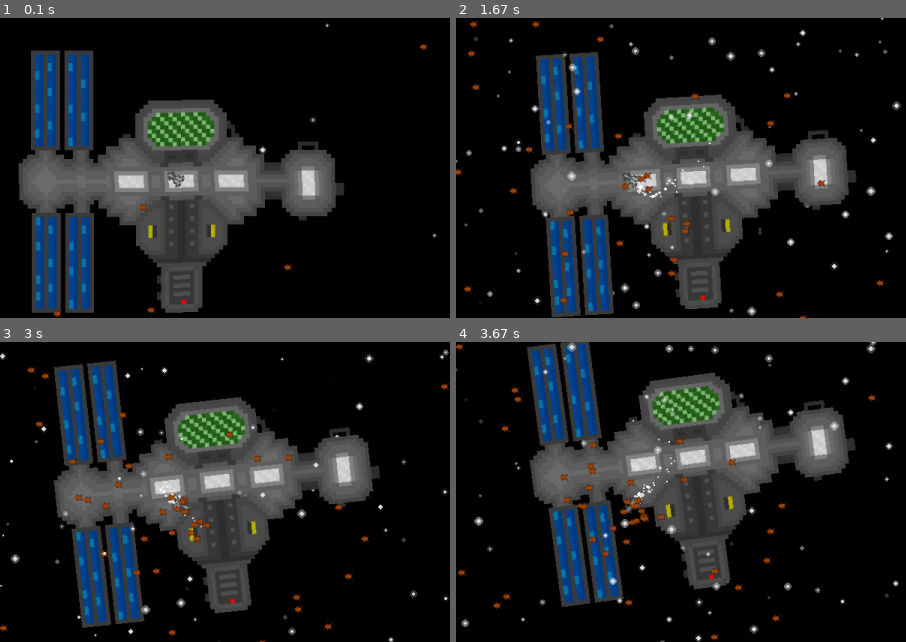
Above: before the commit, frames 1-4 (two rows, left to right).
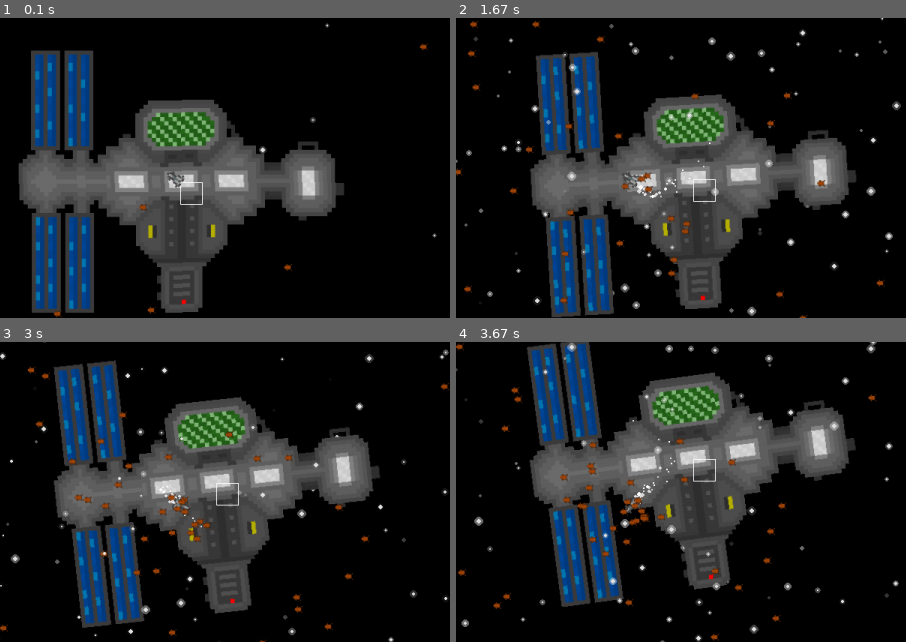
Above: after the commit, the same moments.

Repository: ztdnzunYT/Capstone-Project-2024
Game: pygame game, started from xzplore/xzplore.py
The game is run twice, just before and just after one commit, with the same random seed, the same clock (stepped at 60 frames per second) and the same inputs.
Inputs (mouse positions are % of the whole screen's width and height, from its top left):
- Up to frame 1 (0.1 s): no input
- Up to frame 2 (1.67 s): move the mouse to (46, 54) at 0.37 s; move the mouse to (19, 74) at 0.87 s; move the mouse to (26, 30) at 1.2 s
- Up to frame 3 (3 s): move the mouse to (88, 88) at 1.7 s; move the mouse to (12, 28) at 2.27 s; move the mouse to (85, 70) at 2.6 s
- Up to frame 4 (3.67 s): move the mouse to (22, 61) at 3.03 s; move the mouse to (20, 87) at 3.43 s
The pictures show only the part of the screen within x 30-80%, y 23-73%; the shares and areas given below are measured in that part.

The runs differ from the first frame. In frame 1, less than 0.1% of the frame differs, in the area x 40-46%, y 54-63%; in frame 2, less than 0.1%; in frame 3, less than 0.1%, in the area x 48-54%, y 47-55%; in frame 4, less than 0.1%.

Commit message:
Update xzplore.py

Diff:
--- a/xzplore/xzplore.py
+++ b/xzplore/xzplore.py
@@ -5,6 +5,7 @@
 import random
 import sys
 import time
+import os
 
 SCREEN_WIDTH = 1200#950
 SCREEN_HEIGHT = 800 #650
@@ -75,12 +76,12 @@
     def rotate(self):
         if (pygame.mouse.get_pressed()[2]):
             self.angle = (self.angle - self.rotation_amount) % 360
-            self.rotation_amount +=0.1
+            self.rotation_amount +=0.3
             self.rotation_amount = min(self.rotation_amount,15)
             self.size = min(self.size + self.rotation_amount,35)
         else:
             self.angle = (self.angle - self.rotation_amount) % 360
-            self.rotation_amount -=0.2
+            self.rotation_amount -=0.1
             self.rotation_amount = max(self.rotation_amount,0)
             self.size = max(self.size - self.rotation_amount,30)
 
@@ -156,6 +157,7 @@
         self.angle = 0
         self.rot_surf = self.surf
         self.velocity = 0
+        self.airlock = ((255,0,0),(self.x,self.y,10,10),1)
 
     def update(self,angle):
 
@@ -191,6 +193,7 @@
 
     def draw(self):
         screen.blit(self.rot_surf,self.rect)
+        pygame.draw.rect(screen,(255,255,255),(self.x,self.y,30,30),1)
 
 class Rocket_smoke():
 
@@ -444,22 +447,23 @@
         self.x += World_pos.direction(spaceship,World_pos.dir_offset)[0]
         self.y += World_pos.direction(spaceship,World_pos.dir_offset)[1]
 
-planet = Planet((3000,-1000),"assets\desert_planet.png",1500,(0,223,135),720/2,20)
-crosshair = Crosshair(0,0,30,"assets\crosshair.png")
-spaceship = Spaceship("assets\spaceship.png",SCREEN_WIDTH/2,SCREEN_HEIGHT/2,55)
+planet = Planet((3000,-1000),os.path.join("assets","desert_planet.png"),1500,(0,223,135),720/2,20)
+crosshair = Crosshair(0,0,30,os.path.join("assets","crosshair.png"))
+spaceship = Spaceship(os.path.join("assets","spaceship.png"),SCREEN_WIDTH/2,SCREEN_HEIGHT/2,55)
 projectiles = []
 explosion_praticles = []
-space_station = Space_station("assets\spacestation.png",SCREEN_WIDTH/2,SCREEN_HEIGHT/2)
+space_station = Space_station(os.path.join("assets","spacestation.png"),SCREEN_WIDTH/2,SCREEN_HEIGHT/2)
 smoke_particles = []
 foreground_stars = []
 background_stars = []
 parasites = []
 
-grid = pygame.transform.smoothscale(pygame.image.load("assets\grid.png").convert_alpha(),(270,160))
+grid = pygame.transform.smoothscale(pygame.image.load(os.path.join("assets","grid.png")).convert_alpha(),(270,160))
 grid.set_alpha(70)
 grid_rect = grid.get_rect()
 
 while True:
+
 
     screen.fill(BLACK)
     mouse_pos = pygame.mouse.get_pos()
@@ -508,8 +512,8 @@
     spaceship.point_towards(mouse_pos)
     spaceship.move(mouse_pos)
 
-    if len(parasites) < 50:
-        parasites.append(Parasite(random.randint(0,SCREEN_WIDTH),random.randint(0,SCREEN_HEIGHT),"assets\parasite1.png",15,random.uniform(1,10)))
+    if len(parasites) < 50: #50
+        parasites.append(Parasite(random.randint(0,SCREEN_WIDTH),random.randint(0,SCREEN_HEIGHT),os.path.join("assets","parasite1.png"),15,random.uniform(1,10)))
     for parasite in parasites:
         parasite.update(World_pos.dir_offset)
         for projectile in projectiles:
@@ -533,6 +537,9 @@
         star.draw()
         star.reposition(random.randint(100,200),random.randint(10,90))
 
+    if pygame.Rect.colliderect(spaceship.rect,space_station.rect):
+        #print("touching space station")
+        pass
 
     screen.blit(grid,(15,SCREEN_HEIGHT-165))
     crosshair.draw()
